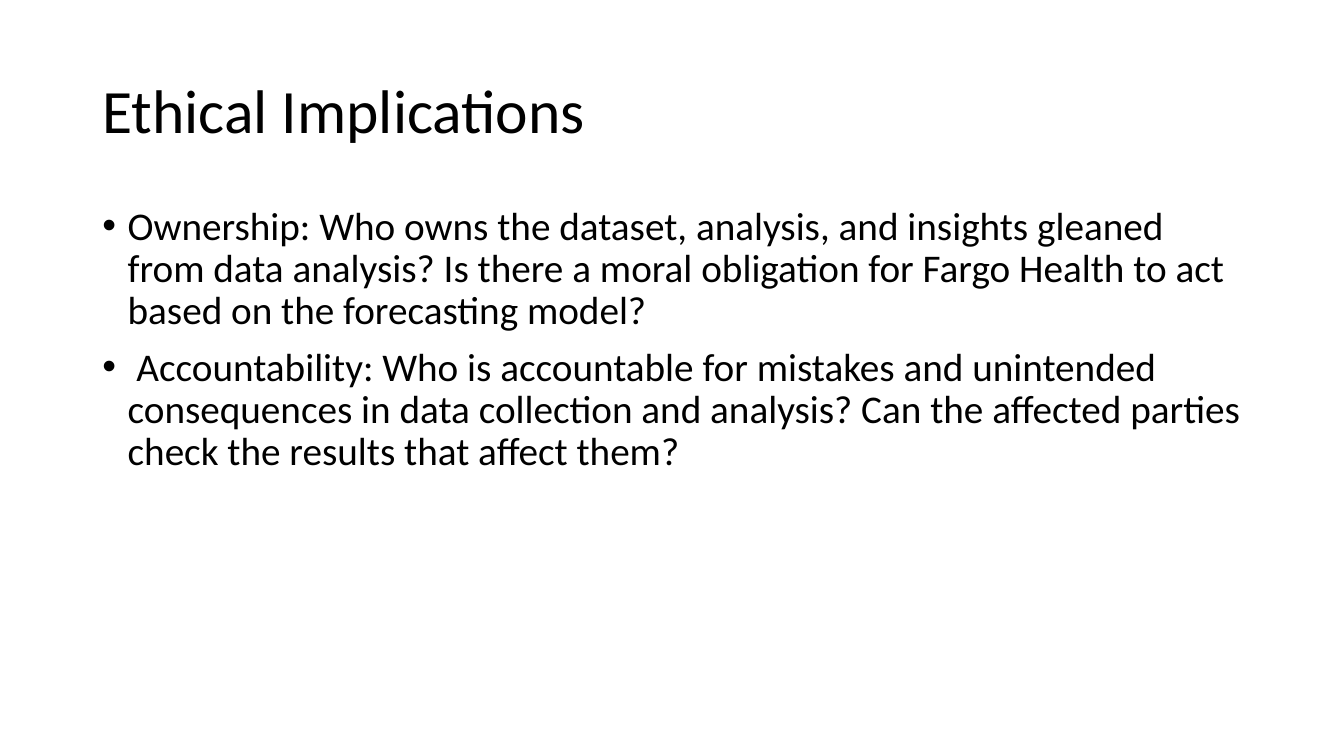
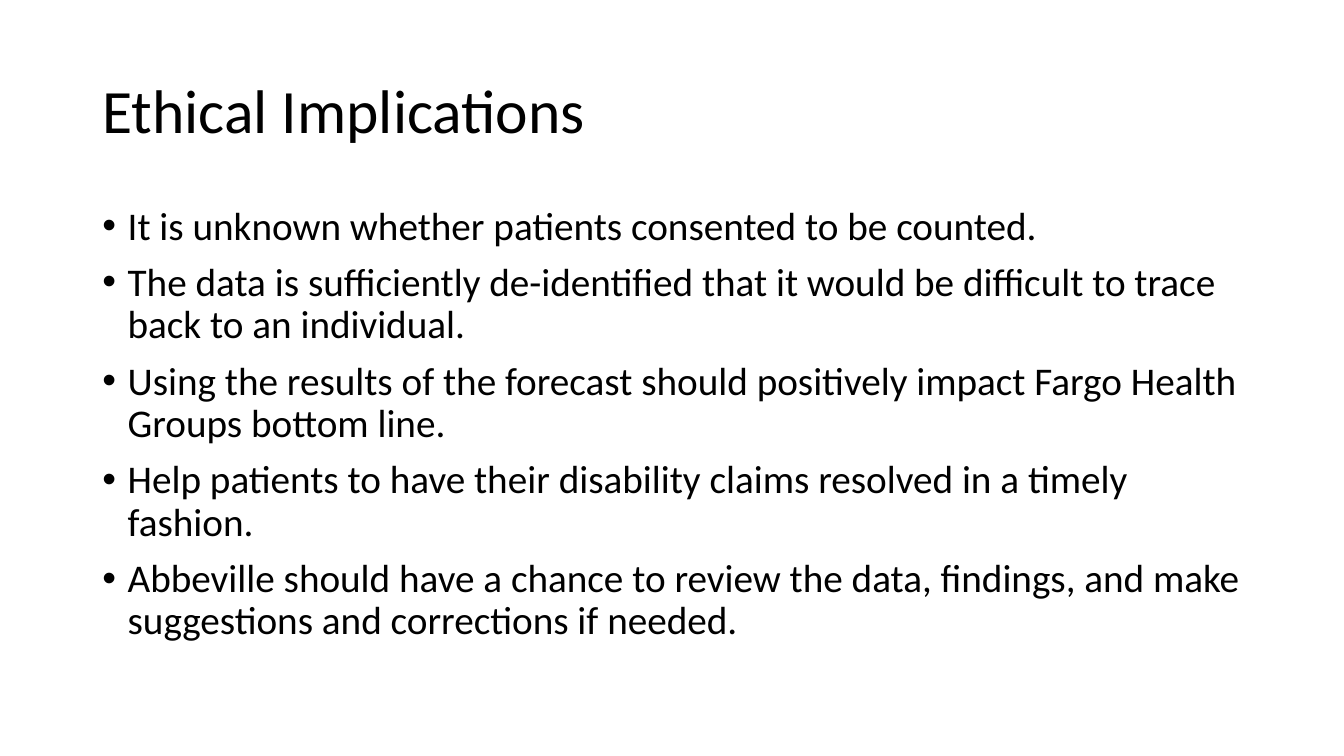
Before and after one commit to mattheweallen/ds700, a slide deck: slide 20 of final/DS700FinalPresentation.pptx (slide 15 before the commit). Drawn at 1344x756 pixels with LibreOffice and Linux fonts; fonts in the diff are those of the drawing. Boxes give left, top, right and bottom in pixels: in the first picture for what was removed or moved away, otherwise in the second. Text is boxed around its words. In the diff, an @@ line names an element or a change of style, - is before the commit and + after.

```diff
--- a/final/DS700FinalPresentation.pptx
+++ b/final/DS700FinalPresentation.pptx
@@ text at [128,212,1239,641]: text changed @@
-• Ownership: Who owns the dataset, analysis, and insights gleaned from data analysis? Is there a moral obligation for Fargo Health to act based on the forecasting model?
-• Accountability: Who is accountable for mistakes and unintended consequences in data collection and analysis? Can the affected parties check the results that affect them?
+• It is unknown whether patients consented to be counted.
+• The data is sufficiently de-identified that it would be difficult to trace back to an individual.
+• Using the results of the forecast should positively impact Fargo Health Groups bottom line.
+• Help patients to have their disability claims resolved in a timely fashion.
+• Abbeville should have a chance to review the data, findings, and make suggestions and corrections if needed.
```
Also in this commit, not shown: 7 other slides changed, 8 slides added, 3 slides removed.
